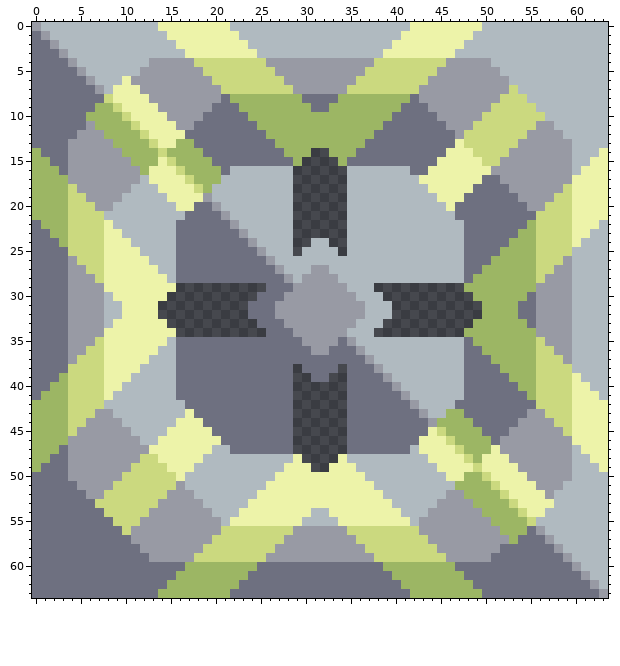
One commit to this pixel-art sprite: sprites/blocks/production/advanced-vanilla/advanced-coal-centrifuge.png. The first picture shows the starting point.
The file is 64x64 pixels.
The result:
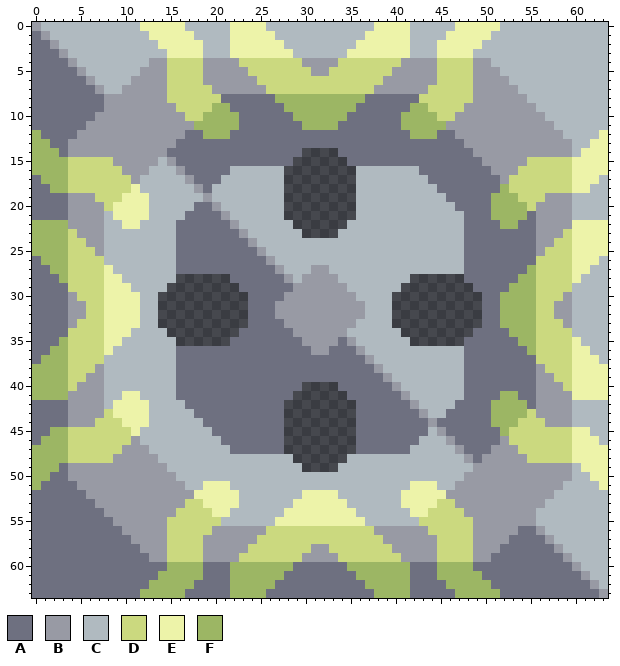
Palette (. is transparent): A #6e7080  B #989aa4  C #b0bac0  D #cbd97f  E #edf3a9  F #9cb664
The exact change:
Changed rows in their new state; - is an unchanged pixel.
first column x 0:
 0 ------------EE---CCCCCEEEE------------EEEECCCCC---EE------------
 1 -------------EE---CCCC-EEEE----------EEEE-CCCC---EE-------------
 2 --------------EE---CCC--EEEE--------EEEE--CCC---EE--------------
 3 ---------------EE--CCC---EEEE------EEEE---CCC--EE---------------
 4 ---------------DDD-BBBB---DDDD----DDDD---BBBB-DDD---------------
 5 ---------------DDDDBBBBB---DDDD--DDDD---BBBBBDDDD---------------
 6 ----------C----DDDD-BBBBB---DDDDDDDD---BBBBB-DDDD---------------
 7 ---------CBB---DDDDD-BBBBB---DDDDDD---BBBBB-DDDDD----B----------
 8 --------BBBBB--DDDDDD-AAAAA---FFFF---AAAAA-DDDDDD---BBB---------
 9 -------ABBBBBB--DDDDFF-AAAAA---FF---AAAAA-FFDDDD---BBBBB--------
10 ------ABBBBBBBB--DDFFFF-AAAAA------AAAAA-FFFFDD---BBBBBBB-------
11 -------BBBBBBBBB--FFFFF--AAAAA----AAAAA--FFFFF---BBBBBBB--------
12 F-------BBBBBBBBB--FFF----AAAAAAAAAAAA----FFF---BBBBBBB--------E
13 FF-------BBBBBBBAA---------AAAAAAAAAA----------ABBBBBB--------EE
14 -FF-------BBBBBAAAA---------AA.--.AA----------AAABBBB--------EE-
15 --FFDDDDD--BBBCBAAAA---------.----.----------AAAAABB---DDDDDEE--
16 ---FDDDDDD--BCCCBAAAA-------.------.------C-AAAAAAA---DDDDDDE---
17 A---DDDDDDD--CCCCBAAA-------.------.-------CAAAAAA---DDDDDDD---C
18 AA---DDDDDDE--CCCCBA--------.------.--------CAAAA---FDDDDDD---CC
19 AAAABB-DDDEEE--CCCC---------.------.---------CAA---FFFDDD-BBCCCC
20 AAAABBB-DEEEE---CC----------.------.----------C----FFFFD-BBBCCCC
21 AAAABBBB-EEEE---------------.------.-----------C---FFFF-BBBBCCCC
22 F---BBBBC-EE----------------------------------------FF-ABBBB---E
23 FF---BBBCC-------------------C----C-------------------AABBB---EE
24 FFF---BBCCC------------------CC--CC------------------AAABB---EEE
25 FFFF---BCCCC-----------------C----C-----------------AAAAB---EEEE
26 -FFFD---CCCCC--------------------------------------AAAAA---DEEE-
27 --FFDD---CCCCC------------------------------------AAAAA---DDEE--
28 ---FDDD---CCCCC-......--------------------......-AAAAA---DDDE---
29 ----DDDD---CCCC.-------AAA------------CCC-------.AAAA---DDDD----
30 -----DDDE---CC.---------A--------------C---------.AA---FDDD-----
31 ------DDEE--CC------------------------------------AA--FFDD------
32 ------DDEE--CC------------------------------------AA--FFDD------
33 -----DDDE---CC.---------A--------------C---------.AA---FDDD-----
34 ----DDDD---CCCC.-------AAA------------CCC-------.AAAA---DDDD----
35 ---FDDD---CCCCC-......--------------------......-AAAAA---DDDE---
36 --FFDD---CCCCC------------------------------------AAAAA---DDEE--
37 -FFFD---CCCCC--------------------------------------AAAAA---DEEE-
38 FFFF---BCCCC-----------------A----A-----------------AAAAB---EEEE
39 FFF---BBCCC------------------AA--AA------------------AAABB---EEE
40 FF---BBBCC-------------------A----A-------------------AABBB---EE
41 F---BBBBC-EE----------------------------------------FF-ABBBB---E
42 AAAABBBB-EEEE---------------.------.---------------FFFF-BBBBCCCC
43 AAAABBB-DEEEE----C----------.------.----------AA---FFFFD-BBBCCCC
44 AAAABB-DDDEEE---CCC---------.------.---------AAAA--FFFDDD-BBCCCC
45 AA---DDDDDDE---CCCCC--------.------.--------CBAAAA--FDDDDDD---CC
46 A---DDDDDDD---CCCCCCC-------.------.-------CCCBAAAA--DDDDDDD---C
47 ---FDDDDDD---CCCCCCC--------.------.-------CCCCBAAAB--DDDDDDE---
48 --FFDDDDD---BBCCCCC----------.----.---------CCCCBABBB--DDDDDEE--
49 -FF--------BBBBCCC----------CC.--.CC---------CCCCBBBBB-------EE-
50 FF--------BBBBBBC----------CCCCCCCCCC---------CCBBBBBBB-------EE
51 F--------BBBBBBB---EEE----CCCCCCCCCCCC----EEE--BBBBBBBBB-------E
52 --------BBBBBBB---EEEEE--CCCCC----CCCCC--EEEEE--BBBBBBBBB-------
53 -------BBBBBBB---DDEEEE-CCCCC------CCCCC-EEEEDD--BBBBBBBBC------
54 --------BBBBB---DDDDEE-CCCCC---EE---CCCCC-EEDDDD--BBBBBBC-------
55 ---------BBB---DDDDDD-CCCCC---EEEE---CCCCC-DDDDDD--BBBBB--------
56 ----------B----DDDDD-BBBBB---DDDDDD---BBBBB-DDDDD---BBA---------
57 ---------------DDDD-BBBBB---DDDDDDDD---BBBBB-DDDD----A----------
58 ---------------DDDDBBBBB---DDDD--DDDD---BBBBBDDDD---------------
59 ---------------DDD-BBBB---DDDD----DDDD---BBBB-DDD---------------
60 ---------------FF--AAA---FFFF------FFFF---AAA--FF---------------
61 --------------FF---AAA--FFFF--------FFFF--AAA---FF--------------
62 -------------FF---AAAA-FFFF----------FFFF-AAAA---FF-------------
63 ------------FF---AAAAAFFFF------------FFFFAAAAA---FF------------
